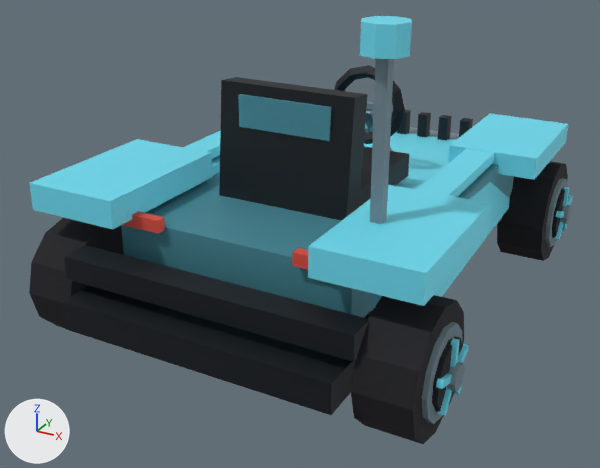
The glTF model DLC/UnrealTournament/assets/kart/unreal-tournament/unreal-tournament-brock/kart.glb, before and after one commit.
Rendered twice from a 50 mm lens placed at (1.94, -3.92, 2.25), pointed at (-0.11, -0.18, 0.38). The lights are fixed; the arrows at lower left show +X, +Y and +Z. The older version comes first. Where no turn or scale is listed for an object, it has been applied to the vertices. Vertices at exactly the same position are counted once.

Names of what the first picture shows: 'chassis', 'wheel-front-right', 'wheel-rear-left', 'wheel-rear-right'.
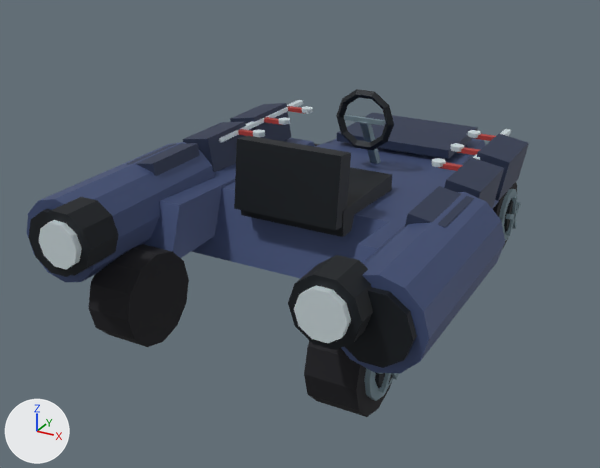
Patch to the scene script:
```diff
--- a/DLC/UnrealTournament/assets/kart/unreal-tournament/unreal-tournament-brock/kart.glb.py
+++ b/DLC/UnrealTournament/assets/kart/unreal-tournament/unreal-tournament-brock/kart.glb.py
@@ me_wheel_rear_left @@
-me_wheel_rear_left.from_pydata(...)  # 132 vertices, 228 faces; spans x -0.22..0.135, y -0.31..0.31, z -0.31..0.31
+me_wheel_rear_left.from_pydata(...)  # 113 vertices, 196 faces; spans x -0.183..0.125, y -0.25..0.25, z -0.25..0.25
+# me_wheel_rear_left part 1: the loose piece of 26 vertices spanning x -0.135..0.135, y -0.31..0.31, z -0.31..0.31 is rebuilt with 51 vertices and now spans x -0.149..0.125, y -0.25..0.25, z -0.25..0.25
+# other edits to the shape of me_wheel_rear_left do not show in these pictures
 me_wheel_rear_left.materials.append(mat_wheel_vertex_colours)
@@ me_wheel_front_right @@
-me_wheel_front_right.from_pydata(...)  # 132 vertices, 228 faces; spans x -0.135..0.22, y -0.31..0.31, z -0.31..0.31
+me_wheel_front_right.from_pydata(...)  # 113 vertices, 196 faces; spans x -0.125..0.183, y -0.25..0.25, z -0.25..0.25
+# me_wheel_front_right part 2: a new loose piece, a 10-sided cylinder along x spanning x 0.141..0.166, y -0.107..0.107, z -0.112..0.113, in mat_wheel_vertex_colours
+# me_wheel_front_right part 3: a new loose piece, a box spanning x 0.157..0.183, y -0.015..0.015, z 0.0..0.125, in mat_wheel_vertex_colours
+# me_wheel_front_right part 4: the loose piece of 26 vertices spanning x -0.135..0.135, y -0.31..0.31, z -0.31..0.31 is rebuilt with 51 vertices and now spans x -0.125..0.149, y -0.25..0.25, z -0.25..0.25
+# me_wheel_front_right part 5: 106 vertices removed from x 0.133..0.22, y -0.217..0.217, z -0.217..0.217; 32 vertices added at x 0.157..0.183, y -0.124..0.124, z -0.11..0.053
 me_wheel_front_right.materials.append(mat_wheel_vertex_colours)
@@ me_wheel_rear_right @@
-me_wheel_rear_right.from_pydata(...)  # 132 vertices, 228 faces; spans x -0.135..0.22, y -0.31..0.31, z -0.31..0.31
+me_wheel_rear_right.from_pydata(...)  # 113 vertices, 196 faces; spans x -0.125..0.183, y -0.25..0.25, z -0.25..0.25
+# me_wheel_rear_right part 6: a new loose piece, a 10-sided cylinder along x spanning x 0.141..0.166, y -0.107..0.107, z -0.112..0.113, in mat_wheel_vertex_colours
+# me_wheel_rear_right part 7: the loose piece of 26 vertices spanning x -0.135..0.135, y -0.31..0.31, z -0.31..0.31 is rebuilt with 51 vertices and now spans x -0.125..0.149, y -0.25..0.25, z -0.25..0.25
+# me_wheel_rear_right part 8: 106 vertices removed from x 0.133..0.22, y -0.217..0.217, z -0.217..0.217; 32 vertices added at x 0.157..0.183, y -0.124..0.124, z -0.11..0.053
+# other edits to the shape of me_wheel_rear_right do not show in these pictures
 me_wheel_rear_right.materials.append(mat_wheel_vertex_colours)
@@ ob_chassis @@
-ob_chassis = bpy.data.objects.new('chassis', me_chassis)
@@ ob_wheel_rear_left @@
 ob_wheel_rear_left = bpy.data.objects.new('wheel-rear-left', me_wheel_rear_left)
-ob_wheel_rear_left.location = (-0.89, -1.02, 0.31)
+ob_wheel_rear_left.location = (-0.61, -0.98, 0.25)
@@ ob_wheel_front_right @@
 ob_wheel_front_right = bpy.data.objects.new('wheel-front-right', me_wheel_front_right)
-ob_wheel_front_right.location = (0.89, 1.02, 0.31)
+ob_wheel_front_right.location = (0.61, 0.98, 0.25)
@@ ob_wheel_rear_right @@
 ob_wheel_rear_right = bpy.data.objects.new('wheel-rear-right', me_wheel_rear_right)
-ob_wheel_rear_right.location = (0.89, -1.02, 0.31)
+ob_wheel_rear_right.location = (0.61, -0.98, 0.25)
@@ ob_identity_speeder_motif_circuit @@
+ob_identity_speeder_motif_circuit = bpy.data.objects.new('identity-speeder-motif-circuit', me_identity_speeder_motif_circuit)  # 148 vertices, 240 faces; spans x -0.728..0.728, y -0.075..0.915, z 0.798..0.832
+ob_identity_speeder_motif_circuit.location = (0.0, 0.0, 0.0)
@@ ob_identity_speeder_motif_thrusters @@
+ob_identity_speeder_motif_thrusters = bpy.data.objects.new('identity-speeder-motif-thrusters', me_identity_speeder_motif_thrusters)  # 88 vertices, 160 faces; spans x -0.83..0.83, y -1.44..-1.21, z 0.54..0.84
+ob_identity_speeder_motif_thrusters.location = (0.0, 0.0, 0.0)
@@ ob_identity_speeder_motif_armor @@
+ob_identity_speeder_motif_armor = bpy.data.objects.new('identity-speeder-motif-armor', me_identity_speeder_motif_armor)  # 48 vertices, 72 faces; spans x -0.89..0.89, y -0.68..0.72, z 0.59..0.85
+ob_identity_speeder_motif_armor.location = (0.0, 0.0, 0.0)
@@ ob_identity_speeder_driver_cockpit @@
+ob_identity_speeder_driver_cockpit = bpy.data.objects.new('identity-speeder-driver-cockpit', me_identity_speeder_driver_cockpit)  # 80 vertices, 140 faces; spans x -0.3..0.3, y -0.557..0.679, z 0.459..1.086
+ob_identity_speeder_driver_cockpit.location = (0.0, 0.0, 0.0)
@@ ob_identity_speeder_speeder_long_cowl_and_stern_turbines @@
+ob_identity_speeder_speeder_long_cowl_and_stern_turbines = bpy.data.objects.new('identity-speeder-speeder-long-cowl-and-stern-turbines', me_identity_speeder_speeder_long_cowl_and_stern_turbines)  # 128 vertices, 224 faces; spans x -1.05..1.05, y -1.31..1.67, z 0.29..0.83
+ob_identity_speeder_speeder_long_cowl_and_stern_turbines.location = (0.0, 0.0, 0.0)
```

Where the change shows, as pixel boxes [x1, y1, x2, y2] in the pictures (600 x 468 px):
'chassis', deleted
    before: [29, 16, 568, 415]
'identity-speeder-speeder-long-cowl-and-stern-turbines', added (blue)
    after: [27, 112, 505, 374]
'wheel-rear-right', reshaped, moved
    before: [351, 295, 468, 444]
    after: [304, 341, 399, 417]
'identity-speeder-driver-cockpit', added
    after: [234, 89, 394, 237]
'wheel-rear-left', reshaped, moved
    before: [29, 217, 124, 328]
    after: [89, 244, 189, 347]
'identity-speeder-motif-thrusters', added
    after: [37, 197, 373, 350]
'identity-speeder-motif-armor', added (blue)
    after: [127, 103, 529, 228]
'wheel-front-right', reshaped, moved
    before: [497, 161, 572, 261]
    after: [493, 182, 521, 250]
'identity-speeder-motif-circuit', added
    after: [219, 100, 511, 171]
part 2 of me_wheel_front_right, added
    after: [504, 199, 513, 232]
part 3 of me_wheel_front_right, added
    after: [512, 196, 517, 217]
part 4 of me_wheel_front_right, rebuilt
    before: [497, 161, 568, 261]
    after: [493, 182, 517, 250]
part 5 of me_wheel_front_right, cut back
    before: [545, 178, 572, 247]
    after: [506, 202, 521, 236]
part 6 of me_wheel_rear_right, added (mostly hidden)
    after: [375, 373, 392, 388]
part 7 of me_wheel_rear_right, rebuilt
    before: [351, 295, 464, 444]
    after: [304, 341, 393, 417]
part 8 of me_wheel_rear_right, cut back
    before: [422, 322, 468, 424]
    after: [379, 373, 399, 393]
